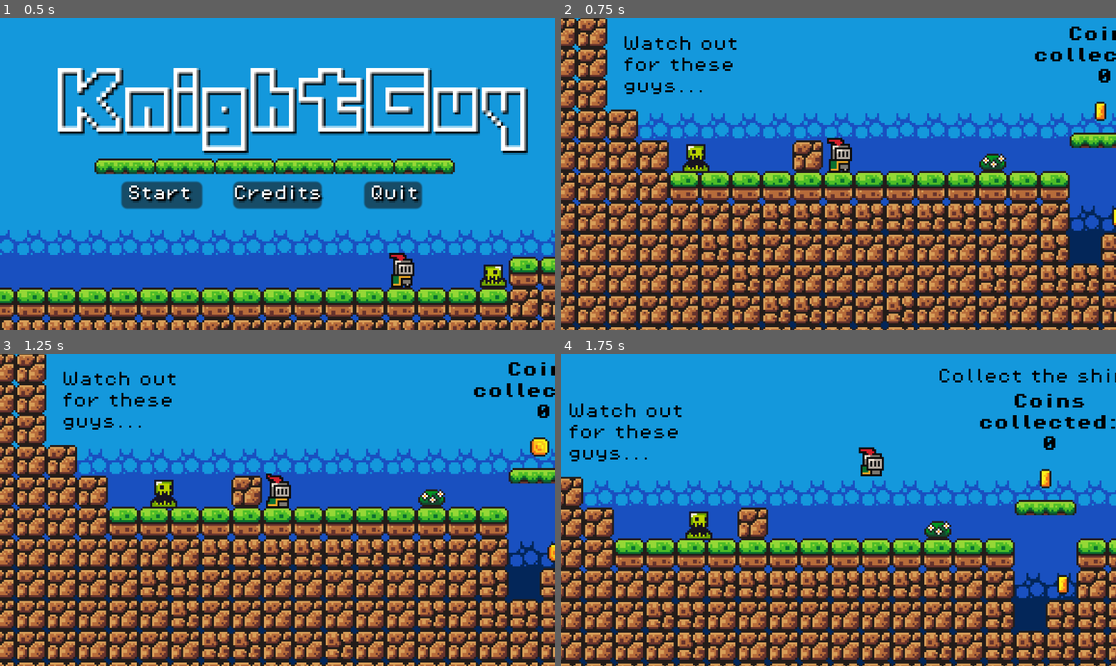
Above: before the commit, frames 1-4 (two rows, left to right).
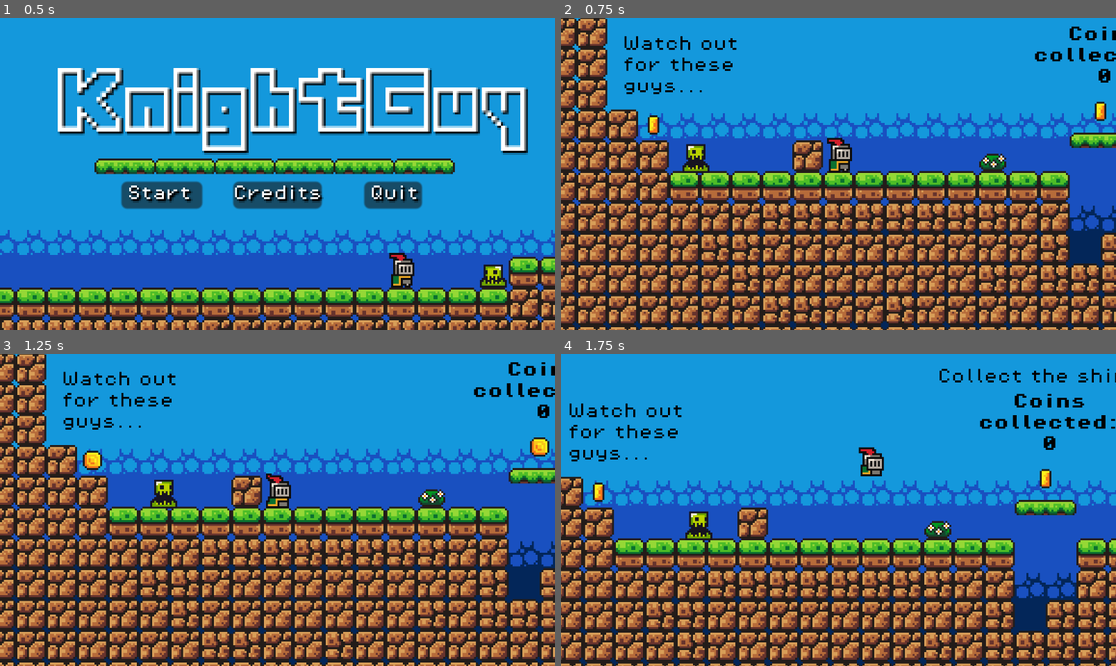
Above: after the commit, the same moments.

Repository: CrimsonCloak/KnightGuy
Game: Godot game, scene res://Scenes/menu.tscn
The game is run twice, just before and just after one commit, with the same random seed, the same clock (stepped at 60 frames per second) and the same inputs.
Inputs:
- Up to frame 1 (0.5 s): no input
- Up to frame 2 (0.75 s): click "Start" at 0.5 s
- Up to frame 3 (1.25 s): no input
- Up to frame 4 (1.75 s): hold D (Move_right) from 1.28 s (still down); tap Up (Jump) at 1.52 s

Frame 1 is identical in both runs. In frame 2, 0.2% of the frame differs, in the area x 15-100%, y 31-68%; in frame 3, 0.3%, in the area x 14-100%, y 30-67%; in frame 4, 0.2%.

Commit message:
Add some more coins (10 total)

Diff:
--- a/Scenes/game.tscn
+++ b/Scenes/game.tscn
@@ -500,16 +500,34 @@
 [node name="Coins" type="Node" parent="."]
 
 [node name="Coin" parent="Coins" instance=ExtResource("5_3i7cj")]
-position = Vector2(141, 32)
+position = Vector2(1036, 1)
 
 [node name="Coin2" parent="Coins" instance=ExtResource("5_3i7cj")]
 position = Vector2(132, -23)
 
+[node name="Coin10" parent="Coins" instance=ExtResource("5_3i7cj")]
+position = Vector2(-100, -16)
+
 [node name="Coin3" parent="Coins" instance=ExtResource("5_3i7cj")]
 position = Vector2(316, 1)
 
 [node name="Coin4" parent="Coins" instance=ExtResource("5_3i7cj")]
 position = Vector2(630, 27)
+
+[node name="Coin5" parent="Coins" instance=ExtResource("5_3i7cj")]
+position = Vector2(1101, -70)
+
+[node name="Coin6" parent="Coins" instance=ExtResource("5_3i7cj")]
+position = Vector2(1213, 78)
+
+[node name="Coin7" parent="Coins" instance=ExtResource("5_3i7cj")]
+position = Vector2(1501, 79)
+
+[node name="Coin8" parent="Coins" instance=ExtResource("5_3i7cj")]
+position = Vector2(1949, -50)
+
+[node name="Coin9" parent="Coins" instance=ExtResource("5_3i7cj")]
+position = Vector2(1691, 8)
 
 [node name="Platforms" type="Node" parent="."]
 
@@ -539,10 +557,10 @@
 autowrap_mode = 2
 
 [node name="Fall warning" type="Label" parent="Labels"]
-offset_left = 500.0
-offset_top = -52.0
-offset_right = 587.0
-offset_bottom = -30.0
+offset_left = 521.0
+offset_top = -45.0
+offset_right = 608.0
+offset_bottom = -23.0
 theme_override_colors/font_color = Color(0, 0, 0, 1)
 theme_override_fonts/font = ExtResource("8_iugyw")
 theme_override_font_sizes/font_size = 8
